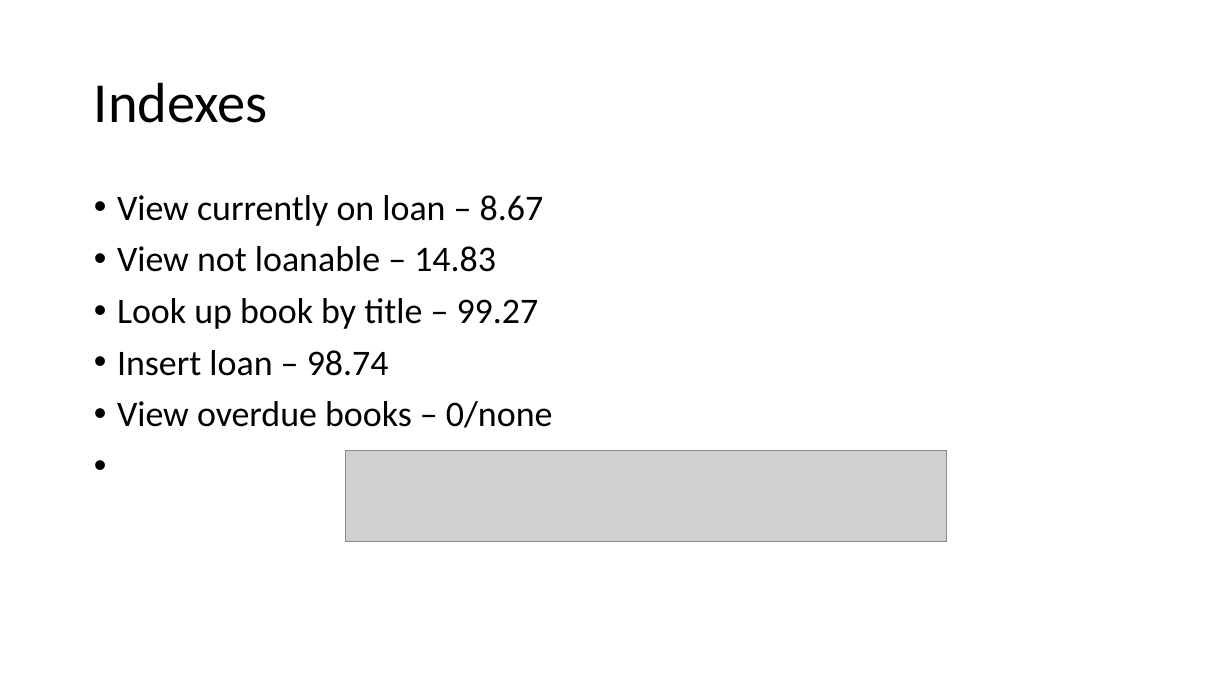
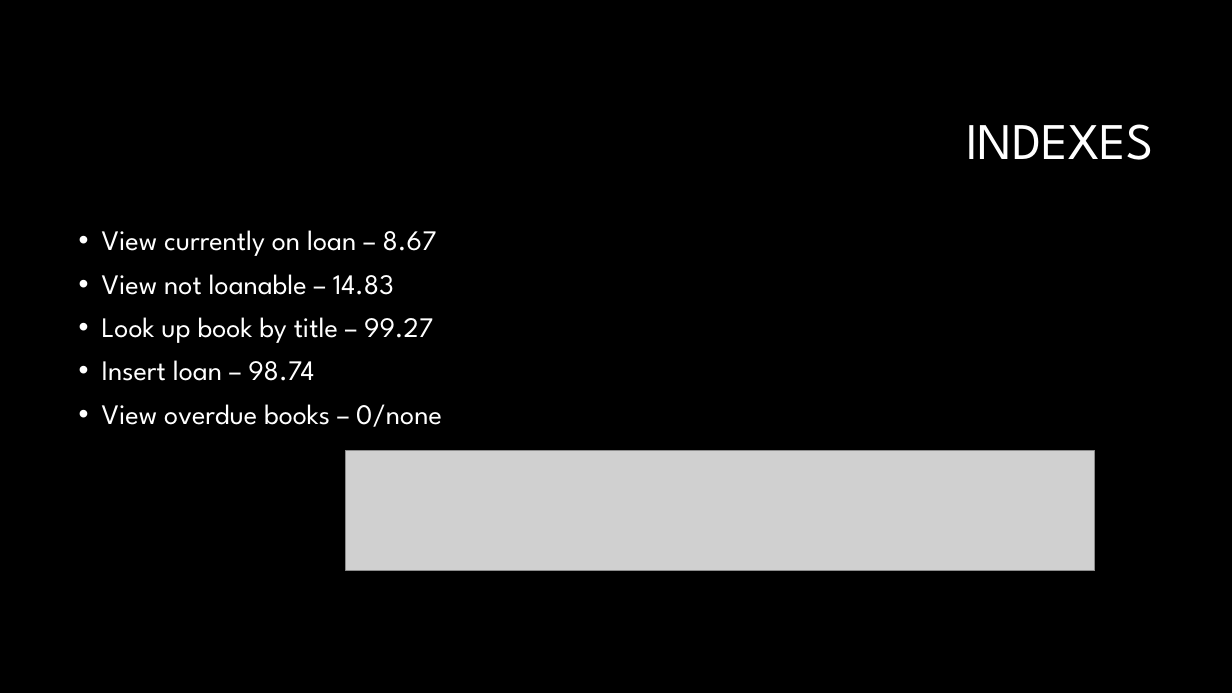
Before and after one commit to AndreasRichardsen/gtl_project, a slide deck: slide 10 of presentation material/Exam Presentation.pptx. Drawn at 1232x693 pixels with LibreOffice and Linux fonts; fonts in the diff are those of the drawing; grey boxes stand for pictures; background and template pictures are left out. Boxes give left, top, right and bottom in pixels: in the first picture for what was removed or moved away, otherwise in the second. Text is boxed around its words. In the diff, an @@ line names an element or a change of style, - is before the commit and + after.

```diff
--- a/presentation material/Exam Presentation.pptx
+++ b/presentation material/Exam Presentation.pptx
@@ background #FFFFFF to #000000 @@
@@ title at bbox=[966, 124, 1153, 160]: text changed; size 44 to 40 pt; font Calibri to League Spartan; text colour #000000 to #FFFFFF @@
-Indexes
+INDEXES
@@ text "View currently on loan – ...": place and size @@
-text "View currently on loan – ..." at bbox=[117, 195, 553, 428]
+text "View currently on loan – ..." at bbox=[102, 230, 442, 427]
@@ text "View currently on loan – ..." at bbox=[102, 230, 442, 427]: size 28 to 22 pt, font Calibri to League Spartan, text colour #000000 to #FFFFFF @@
@@ picture: place and size @@
-picture at bbox=[346, 451, 946, 542]
+picture at bbox=[346, 451, 1095, 571]
```
Also in this commit, not shown: 19 other slides changed, 2 slides added, 2 slides removed.
